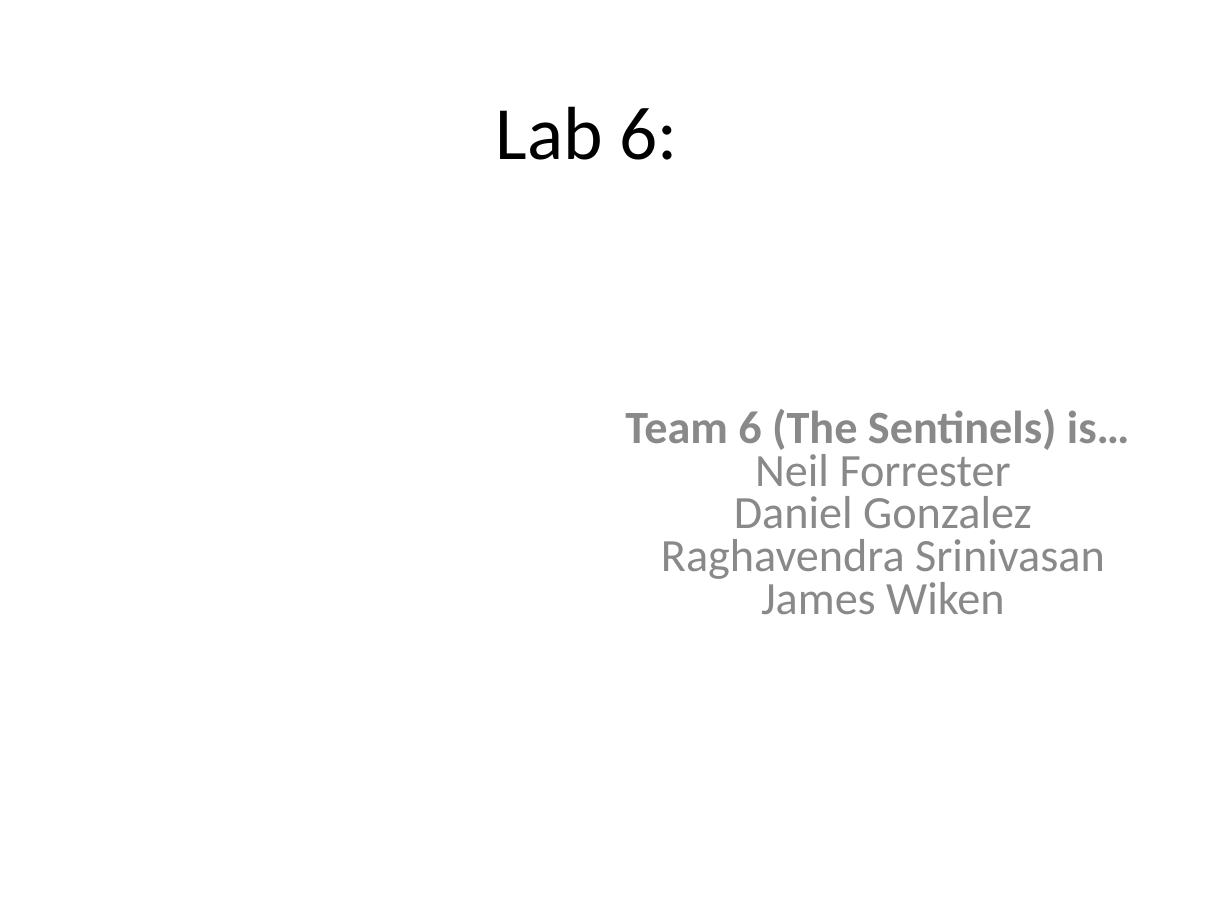
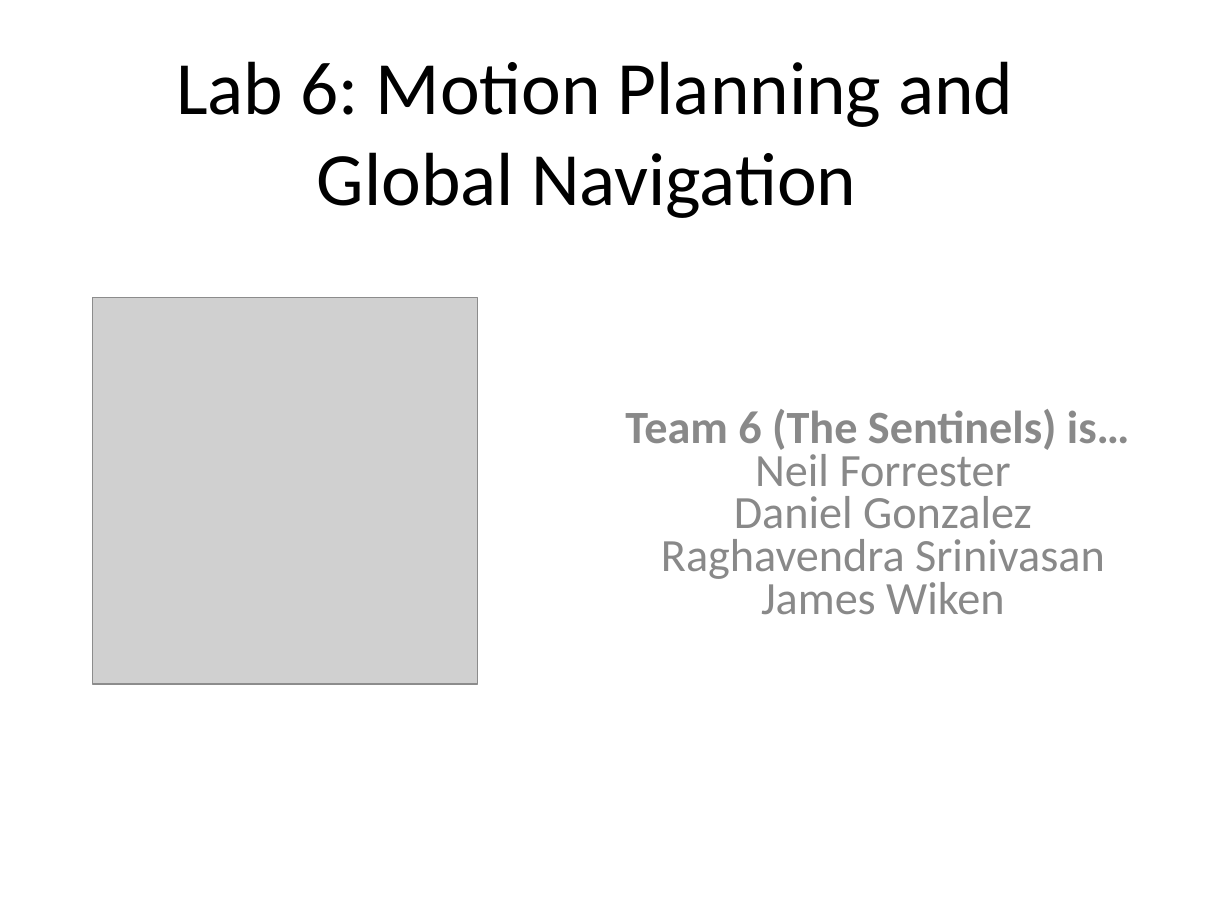
Before and after one commit to nforrester/6.141_labs, a slide deck: slide 1 of Other/Lab6/Lab 6.ppt. Drawn at 1232x924 pixels with LibreOffice and Linux fonts; fonts in the diff are those of the drawing; grey boxes stand for pictures. Boxes give left, top, right and bottom in pixels: in the first picture for what was removed or moved away, otherwise in the second. Text is boxed around its words. In the diff, an @@ line names an element or a change of style, - is before the commit and + after.

```diff
--- a/Other/Lab6/Lab 6.ppt
+++ b/Other/Lab6/Lab 6.ppt
@@ title at (176,61,1013,218): text changed @@
-Lab 6:
+Lab 6: Motion Planning and Global Navigation
@@ picture added at (92,298,478,685) @@
```
Also in this commit, not shown: 8 other slides changed, 1 slide added, 1 slide removed, 5 other files.
